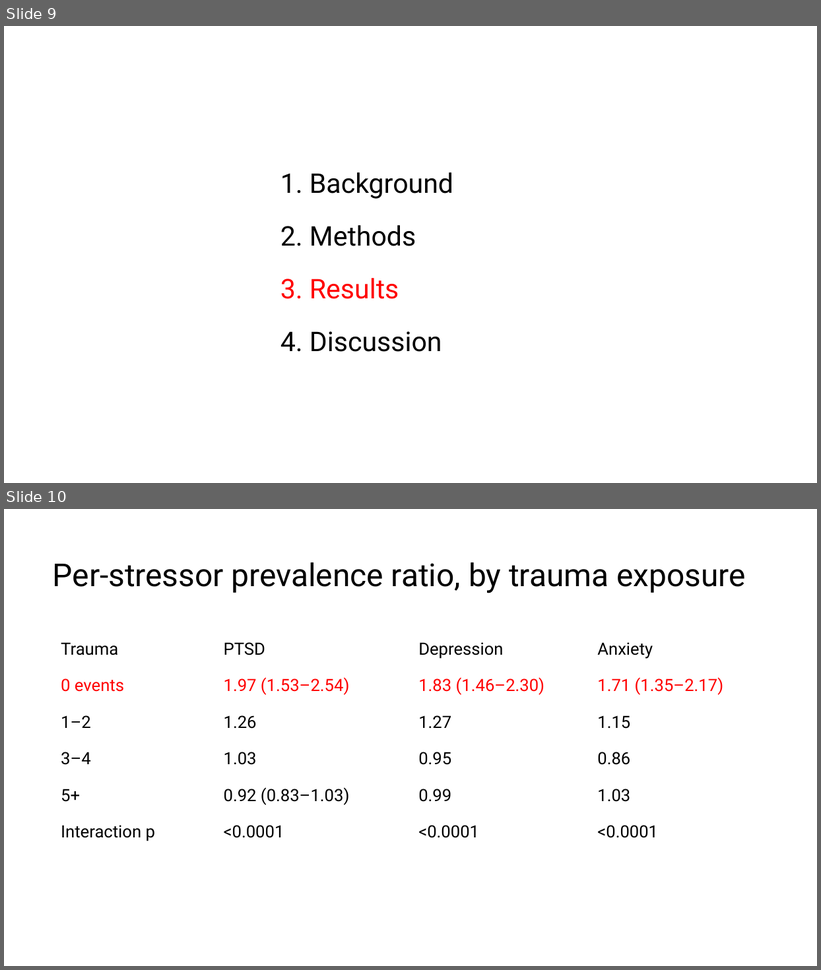
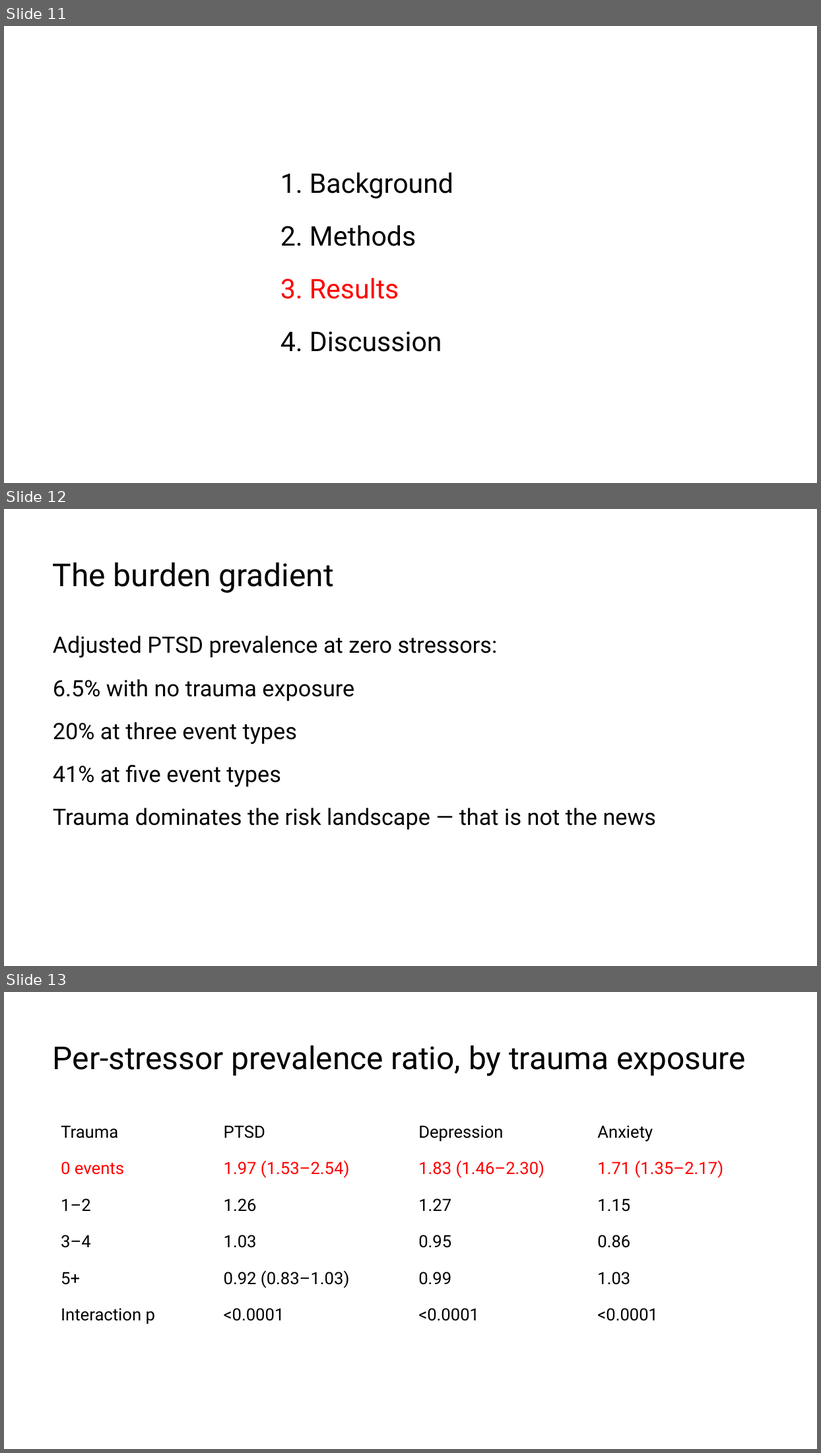
Before and after one commit to MrMoh19/speechify-personal, a slide deck: projects/marvin-stress-trauma/istss_trauma_saturation.pptx. Shown one above the other, each under a label of ours: slides 9 and 10 before the commit, slides 11, 12 and 13 after it. The pictures are 821x970 and 821x1453 pixels, drawn with LibreOffice and Linux fonts; fonts in the diff are those of the drawing. Boxes give left, top, right and bottom in pixels: in the first picture for what was removed or moved away, otherwise in the second. Text is boxed around its words. In the diff, an @@ line names an element or a change of style, - is before the commit and + after.

```diff
--- a/projects/marvin-stress-trauma/istss_trauma_saturation.pptx
+++ b/projects/marvin-stress-trauma/istss_trauma_saturation.pptx
@@ slide 12 added at (x1=4, y1=509, x2=817, y2=966), background #FFFFFF @@
@@ text added at (x1=53, y1=562, x2=334, y2=593), 28 pt, text #000000 @@
+The burden gradient
@@ text added at (x1=53, y1=636, x2=657, y2=830), 20 pt, text #000000 @@
+Adjusted PTSD prevalence at zero stressors:
+6.5% with no trauma exposure
+20% at three event types
+41% at five event types
+Trauma dominates the risk landscape — that is not the news
@@ what was slide 9 is now slide 11 @@
@@ what was slide 10 is now slide 13 @@
```
Also in this commit, not shown: 6 slides changed, 4 other slides added, 1 slide removed, 1 other file.
